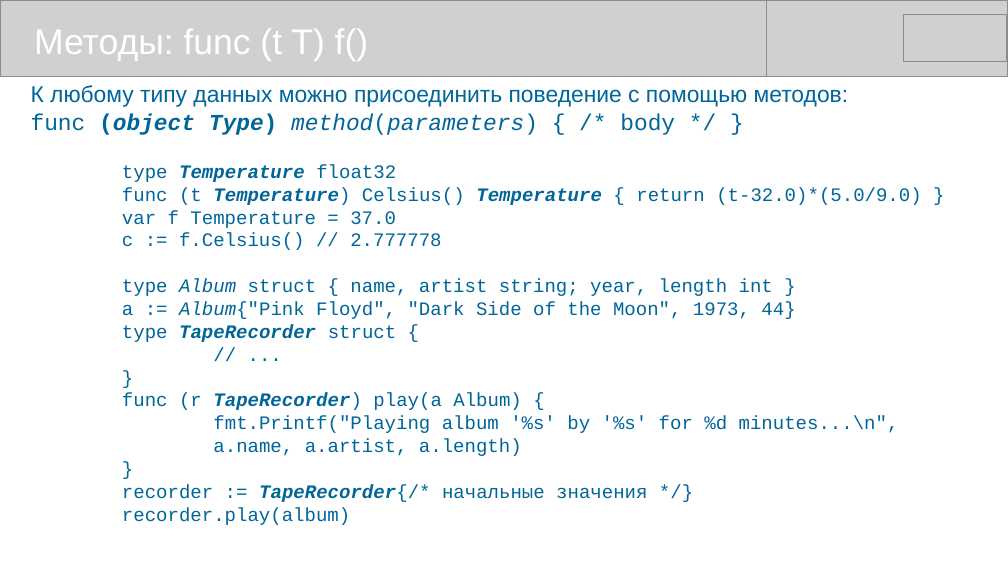
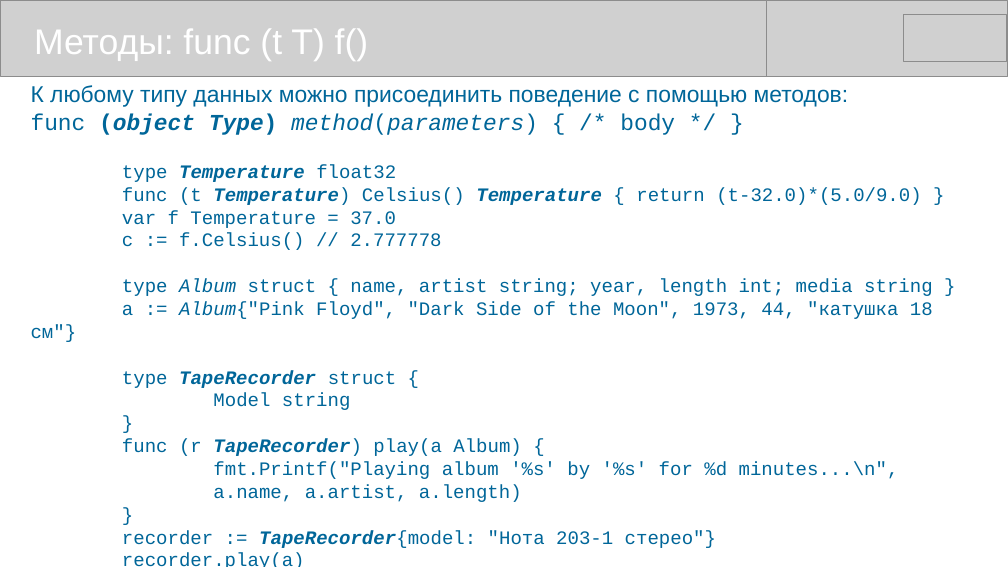
Before and after one commit to mike-shock/Go_language, a slide deck: slide 28 of Go_Review.odp. Drawn at 1008x567 pixels with LibreOffice and Linux fonts; fonts in the diff are those of the drawing; grey boxes stand for pictures. Boxes give left, top, right and bottom in pixels: in the first picture for what was removed or moved away, otherwise in the second. Text is boxed around its words. In the diff, an @@ line names an element or a change of style, - is before the commit and + after.

```diff
--- a/Go_Review.odp
+++ b/Go_Review.odp
@@ text at [31,279,933,342]: text changed @@
-type Album struct { name, artist string; year, length int }
-a := Album{"Pink Floyd", "Dark Side of the Moon", 1973, 44}
+type Album struct { name, artist string; year, length int; media string }
+a := Album{"Pink Floyd", "Dark Side of the Moon", 1973, 44, "катушка 18 см"}
@@ text at [213,393,351,410]: text changed @@
-// ...
+Model string
@@ text at [122,530,716,548]: text changed @@
-recorder := TapeRecorder{/* начальные значения */}
-recorder.play(album)
+recorder := TapeRecorder{model: "Нота 203-1 стерео"}
+recorder.play(a)
```
Also in this commit, not shown: 4 other slides changed.
